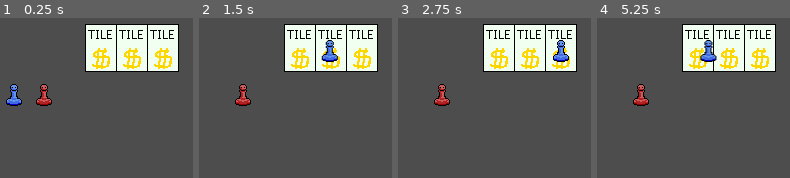
Above: before the commit, frames 1-4 (left to right).
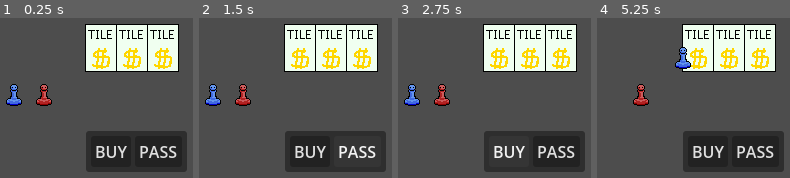
Above: after the commit, the same moments.

Repository: JosueMonteiroUchoaAlves/monopoly-godot
Game: Godot game, scene res://scenes/Root.tscn
Same seed, same stepped clock (60 frames per second), same inputs: the game is played once before the commit and once after it.
Inputs (mouse positions are in pixels of both pictures, inside the frame that each line leads up to):
- Up to frame 1 (0.25 s): no input
- Up to frame 2 (1.5 s): click (309, 150) at 0.5 s, where only the run after the commit has a clickable "BUY"; click (357, 150) at 1.25 s, where only the run after the commit has a clickable "PASS"
- Up to frame 3 (2.75 s): click (508, 150) at 2 s, where only the run after the commit has a clickable "BUY"
- Up to frame 4 (5.25 s): click (755, 150) at 2.75 s, where only the run after the commit has a clickable "PASS"; click (707, 150) at 3.5 s, where only the run after the commit has a clickable "BUY"; click (755, 150) at 4.25 s, where only the run after the commit has a clickable "PASS"; tap Enter at 5 s; move the mouse to (outside the picture) at 5.02 s; click (outside the picture) at 5.1 s

The runs differ from the first frame. In frame 1, 13% of the frame differs, in the area x 44-97%, y 70-97%; in frame 2, 11%; in frame 3, 11%; in frame 4, 15%, in the area x 40-97%, y 13-97%.

Commit message:
Feats+Refactor(Control UI)     - Decision UI created     - Administrative node (Round) created     - Bad variable names changed

Diff:
--- a/project.godot
+++ b/project.godot
@@ -19,7 +19,9 @@
 
 window/size/viewport_width=416
 window/size/viewport_height=234
+window/size/mode=2
 window/stretch/mode="canvas_items"
+window/stretch/aspect="expand"
 window/stretch/scale_mode="integer"
 
 [input]
@@ -36,4 +38,5 @@
 
 [rendering]
 
+textures/canvas_textures/default_texture_filter=0
 rendering_device/driver.windows="d3d12"
--- a/scenes/BoardNode.gd
+++ b/scenes/BoardNode.gd
@@ -2,13 +2,14 @@
 
 @onready var personagem: Node2D = $Player
 @onready var inimigo: Node2D = $Player
-@onready var Tiles: Array[TileNode] = [$Tile1,$Tile2,$Tile3]
+@onready var tiles: Array[TileNode] = [$Tile1,$Tile2,$Tile3]
 
 #var board: Board = Board.new()
-var nActions:int = -1
+var n_actions:int = -1
 
 func _ready() -> void:
 	print("Debug Logs - Board")
+
 
 # Called every frame. 'delta' is the elapsed time since the previous frame.
 func _process(delta: float) -> void:
@@ -18,7 +19,7 @@
 
 func _unhandled_input(event: InputEvent) -> void:
 	if Input.is_action_just_pressed("ui_click"):
-		nActions = (nActions + 1) % 3
+		n_actions = (n_actions + 1) % 3
 
 		# A funcao tween faz transicao suave entre posicoes
 		var tween = create_tween()
@@ -27,5 +28,5 @@
 
 		# temos que usar global_position ao inves de apenas position,
 		# pois ele retornaria a posicao apenas em relacao ao pai direto dele (Que eh Tile, nao root	)
-		var destino: Vector2 = Tiles[nActions].marker.global_position
+		var destino: Vector2 = tiles[n_actions].marker.global_position
 		tween.tween_property(personagem,"position", destino, 0.3)
--- a/scenes/Root.tscn
+++ b/scenes/Root.tscn
@@ -1,7 +1,7 @@
 [gd_scene format=3 uid="uid://br5blphjvkmqv"]
 
-[ext_resource type="PackedScene" uid="uid://dl1cqpu3o42dl" path="res://scenes/Board.tscn" id="1_1bxvr"]
+[ext_resource type="PackedScene" uid="uid://c3tw2mp6n70ph" path="res://scenes/Round.tscn" id="1_1bxvr"]
 
 [node name="Root" type="Node2D" unique_id=1973422960]
 
-[node name="Board" parent="." unique_id=1499039582 instance=ExtResource("1_1bxvr")]
+[node name="Round" parent="." unique_id=27026996 instance=ExtResource("1_1bxvr")]
--- /dev/null
+++ b/scenes/Round.tscn
@@ -0,0 +1,22 @@
+[gd_scene format=3 uid="uid://c3tw2mp6n70ph"]
+
+[ext_resource type="Script" uid="uid://dn5h61445giwu" path="res://scenes/round.gd" id="1_a4rw8"]
+[ext_resource type="PackedScene" uid="uid://boomd2ke57g72" path="res://scenes/control.tscn" id="1_oqe1w"]
+[ext_resource type="PackedScene" uid="uid://dl1cqpu3o42dl" path="res://scenes/Board.tscn" id="1_tccmb"]
+
+[node name="Round" type="Node2D" unique_id=27026996]
+script = ExtResource("1_a4rw8")
+
+[node name="Control" parent="." unique_id=841204616 instance=ExtResource("1_oqe1w")]
+anchors_preset = 7
+anchor_left = 0.5
+anchor_top = 1.0
+anchor_right = 0.5
+anchor_bottom = 1.0
+offset_left = 182.0
+offset_top = 165.0
+offset_right = 182.0
+offset_bottom = 165.0
+grow_vertical = 0
+
+[node name="Board" parent="." unique_id=1499039582 instance=ExtResource("1_tccmb")]
--- /dev/null
+++ b/scenes/control.gd
@@ -0,0 +1,20 @@
+extends Control
+
+# pode ser um enum dps
+signal player_choose(choice:String)
+
+# Called when the node enters the scene tree for the first time.
+func _ready() -> void:
+	pass # Replace with function body.
+
+
+# Called every frame. 'delta' is the elapsed time since the previous frame.
+func _process(delta: float) -> void:
+	pass
+
+
+func _on_buy_button_up() -> void:
+	player_choose.emit("buy")
+
+func _on_pass_button_up() -> void:
+	player_choose.emit("pass")
--- /dev/null
+++ b/scenes/control.tscn
@@ -0,0 +1,48 @@
+[gd_scene format=3 uid="uid://boomd2ke57g72"]
+
+[ext_resource type="Script" uid="uid://b2ghqhxm418eu" path="res://scenes/control.gd" id="1_5p55f"]
+
+[node name="Control" type="Control" unique_id=669627200]
+layout_mode = 3
+anchor_right = 0.24800001
+anchor_bottom = 0.18400002
+offset_right = -0.1680069
+offset_bottom = -0.05600357
+grow_horizontal = 2
+grow_vertical = 2
+script = ExtResource("1_5p55f")
+
+[node name="PanelContainer" type="PanelContainer" parent="." unique_id=655340379]
+layout_mode = 1
+anchors_preset = 8
+anchor_left = 0.5
+anchor_top = 0.5
+anchor_right = 0.5
+anchor_bottom = 0.5
+offset_left = -50.5
+offset_top = -20.5
+offset_right = 50.5
+offset_bottom = 20.5
+grow_horizontal = 2
+grow_vertical = 2
+
+[node name="MarginContainer" type="MarginContainer" parent="PanelContainer" unique_id=1785223567]
+layout_mode = 2
+theme_override_constants/margin_left = 5
+theme_override_constants/margin_top = 5
+theme_override_constants/margin_right = 5
+theme_override_constants/margin_bottom = 5
+
+[node name="HBoxContainer" type="HBoxContainer" parent="PanelContainer/MarginContainer" unique_id=125681649]
+layout_mode = 2
+
+[node name="buy" type="Button" parent="PanelContainer/MarginContainer/HBoxContainer" unique_id=1480416776]
+layout_mode = 2
+text = "BUY"
+
+[node name="pass" type="Button" parent="PanelContainer/MarginContainer/HBoxContainer" unique_id=849353543]
+layout_mode = 2
+text = "PASS"
+
+[connection signal="button_up" from="PanelContainer/MarginContainer/HBoxContainer/buy" to="." method="_on_buy_button_up"]
+[connection signal="button_up" from="PanelContainer/MarginContainer/HBoxContainer/pass" to="." method="_on_pass_button_up"]
--- a/scenes/player.tscn
+++ b/scenes/player.tscn
@@ -1,14 +1,14 @@
 [gd_scene format=3 uid="uid://bhaxklaynv8re"]
 
-[ext_resource type="Texture2D" uid="uid://ceumeiwbmcrfr" path="res://sprites/Sprite-personagem-blue.png" id="1_4flbx"]
-[ext_resource type="Script" uid="uid://db2qdmq8knf61" path="res://scenes/PlayerNode.gd" id="2_g2els"]
-[ext_resource type="Texture2D" uid="uid://c3kkasxvmlqoy" path="res://sprites/Sprite-personagem-red.png" id="3_qhqgy"]
-[ext_resource type="Texture2D" uid="uid://b355tsnbnifi3" path="res://sprites/Sprite-personagem-white.png" id="4_dqkch"]
+[ext_resource type="Texture2D" uid="uid://bul7ac86ngcg7" path="res://sprites/sprite-personagem-blue.png" id="2_dqkch"]
+[ext_resource type="Script" uid="uid://diuitoej5h26c" path="res://scenes/PlayerNode.gd" id="2_g2els"]
+[ext_resource type="Texture2D" uid="uid://dw3gjehh375v4" path="res://sprites/sprite-personagem-red.png" id="3_qlg0r"]
+[ext_resource type="Texture2D" uid="uid://bcvq1qckxjntu" path="res://sprites/sprite-personagem-white.png" id="4_dqkch"]
 
 [node name="Player" type="Node2D" unique_id=1879539904]
 script = ExtResource("2_g2els")
-sprite_player = ExtResource("1_4flbx")
-sprite_enemy = ExtResource("3_qhqgy")
+sprite_player = ExtResource("2_dqkch")
+sprite_enemy = ExtResource("3_qlg0r")
 
 [node name="Sprite" type="Sprite2D" parent="." unique_id=112671298]
 texture = ExtResource("4_dqkch")
--- /dev/null
+++ b/scenes/round.gd
@@ -0,0 +1,22 @@
+extends Node2D
+
+@onready var user_choice_UI: Control = $Control
+
+# Called when the node enters the scene tree for the first time.
+func _ready() -> void:
+	user_choice_UI.player_choose.connect(on_player_choose)
+
+# Called every frame. 'delta' is the elapsed time since the previous frame.
+func _process(delta: float) -> void:
+	pass
+
+func on_player_choose(choice):
+
+	if choice == "buy":
+		print("I think the player bought smh")
+	else:
+		if choice == "pass":
+			print("Bro was too afraid to gamble")
+		else:
+			# Hacker choice?
+			print("Tf is this guy doing??")
--- a/scenes/tile.tscn
+++ b/scenes/tile.tscn
@@ -1,7 +1,7 @@
 [gd_scene format=3 uid="uid://b2isg06fnmy2a"]
 
-[ext_resource type="Texture2D" uid="uid://cyfg3de7032x8" path="res://sprites/Sprite-Tile.png" id="1_n3f48"]
-[ext_resource type="Script" uid="uid://cyyvt5sfv3mnx" path="res://scenes/TileNode.gd" id="1_ywnoi"]
+[ext_resource type="Script" uid="uid://dcii3ok085qfp" path="res://scenes/TileNode.gd" id="1_ywnoi"]
+[ext_resource type="Texture2D" uid="uid://euj8p1f44hso" path="res://sprites/sprite-tile.png" id="2_ywnoi"]
 
 [node name="Tile" type="Node2D" unique_id=1152571067]
 script = ExtResource("1_ywnoi")
@@ -9,4 +9,4 @@
 [node name="Marker" type="Marker2D" parent="." unique_id=1548917435]
 
 [node name="Sprite" type="Sprite2D" parent="." unique_id=1051322219]
-texture = ExtResource("1_n3f48")
+texture = ExtResource("2_ywnoi")
Not shown, added: scenes/control.gd.uid
Not shown, added: scenes/round.gd.uid
